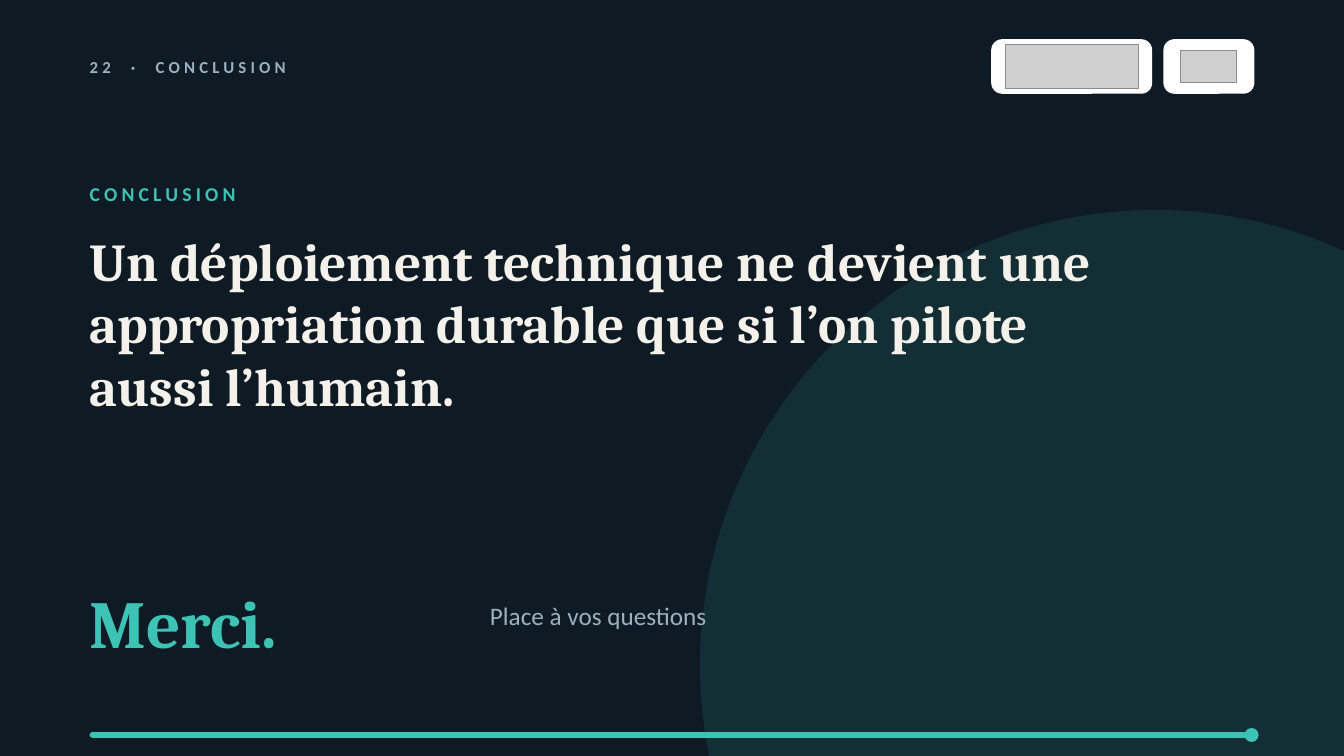
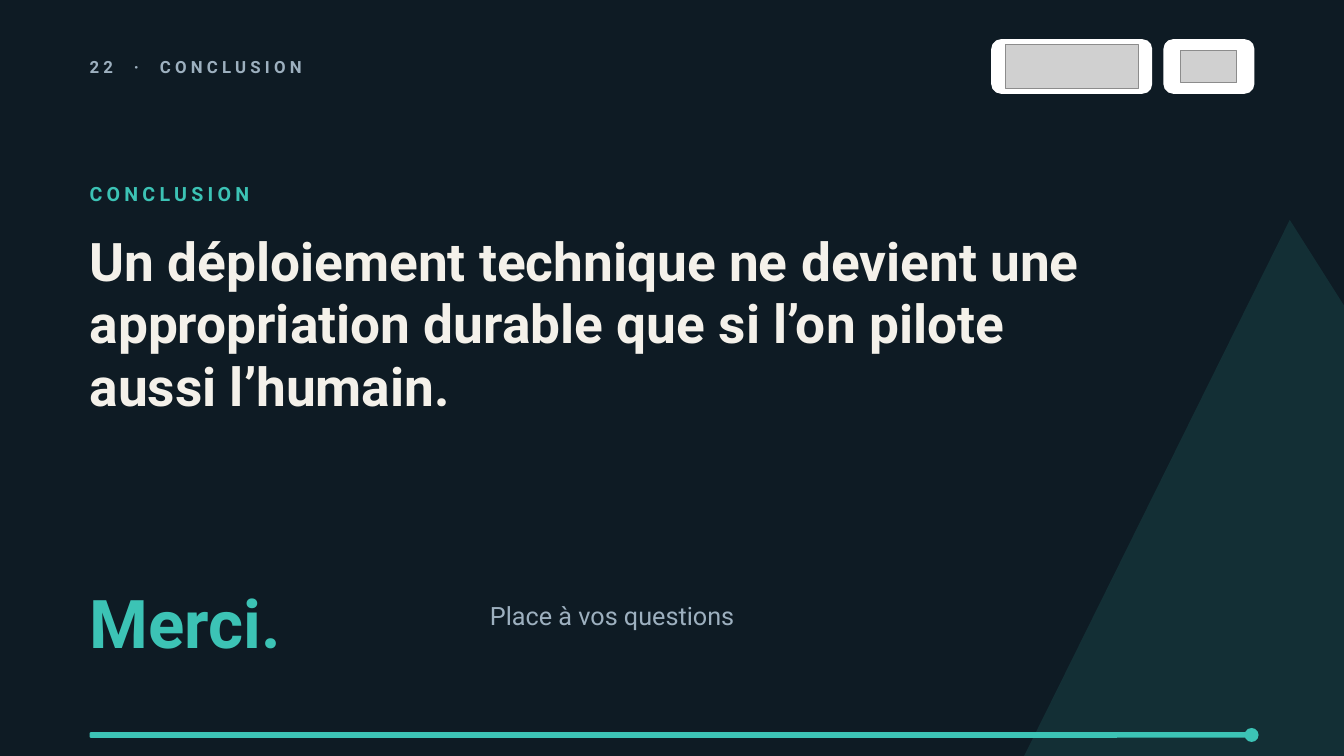
Before and after one commit to falachabt/Icam, a slide deck: slide 22 of Presentation_Kizeo_Teepee.pptx. Drawn at 1344x756 pixels with LibreOffice and Linux fonts; fonts in the diff are those of the drawing; grey boxes stand for pictures. Boxes give left, top, right and bottom in pixels: in the first picture for what was removed or moved away, otherwise in the second. Text is boxed around its words. In the diff, an @@ line names an element or a change of style, - is before the commit and + after.

```diff
--- a/Presentation_Kizeo_Teepee.pptx
+++ b/Presentation_Kizeo_Teepee.pptx
@@ font Calibri to Roboto in 3 elements at bbox=[90, 187, 249, 201], bbox=[490, 606, 734, 630], bbox=[90, 61, 302, 73] @@
@@ triangle at bbox=[976, 204, 1344, 756]: ellipse to triangle; rotation 0 to 357 degrees @@
@@ text "Un déploiement technique ne devient ..." at bbox=[90, 241, 1078, 407]: font Cambria to Roboto @@
@@ text "Merci." at bbox=[90, 598, 281, 649]: font Cambria to Roboto @@
@@ rounded rectangle at bbox=[90, 732, 1255, 738]: proportions changed @@
```
Also in this commit, not shown: 21 other slides changed, 1 other file.
